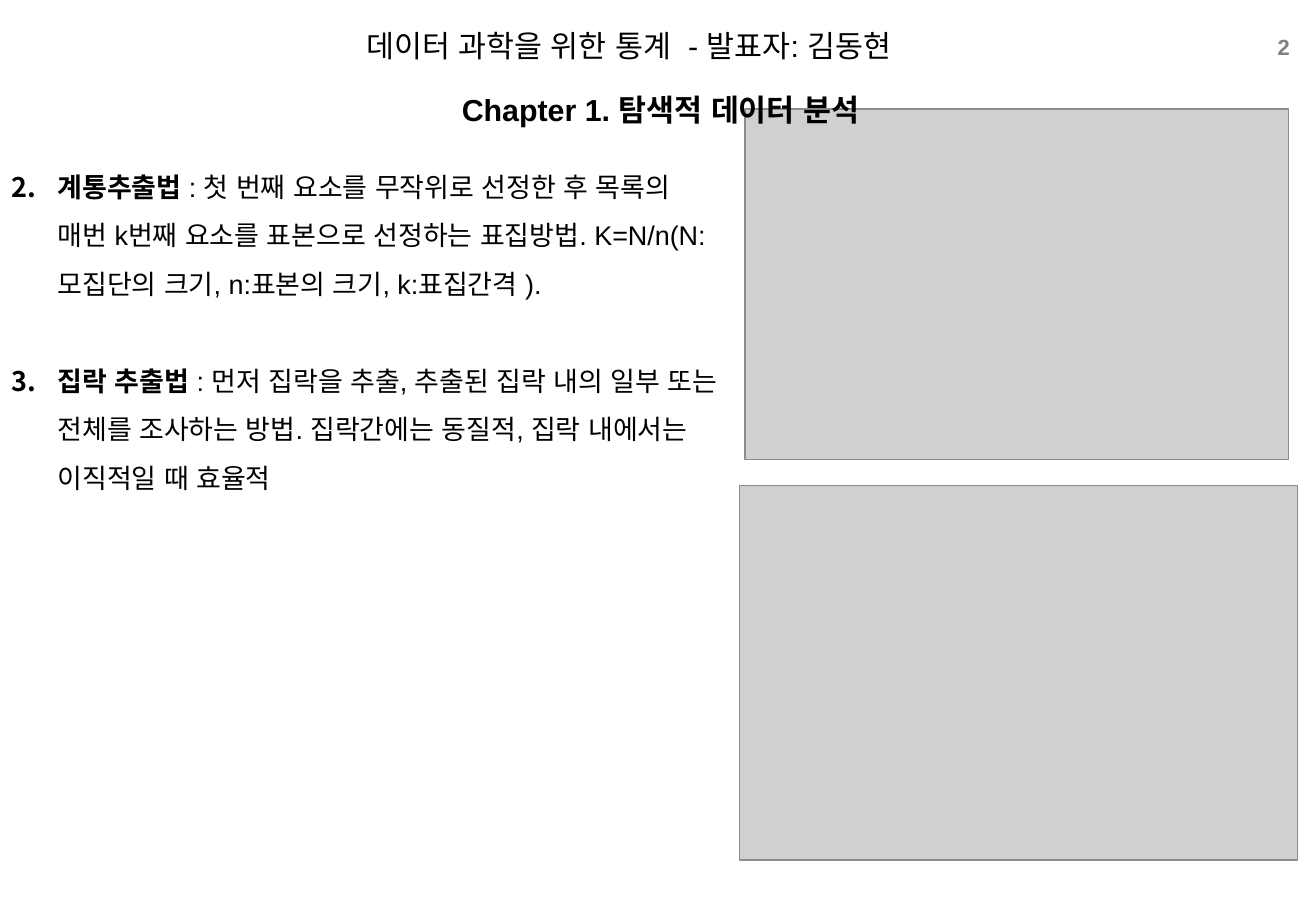
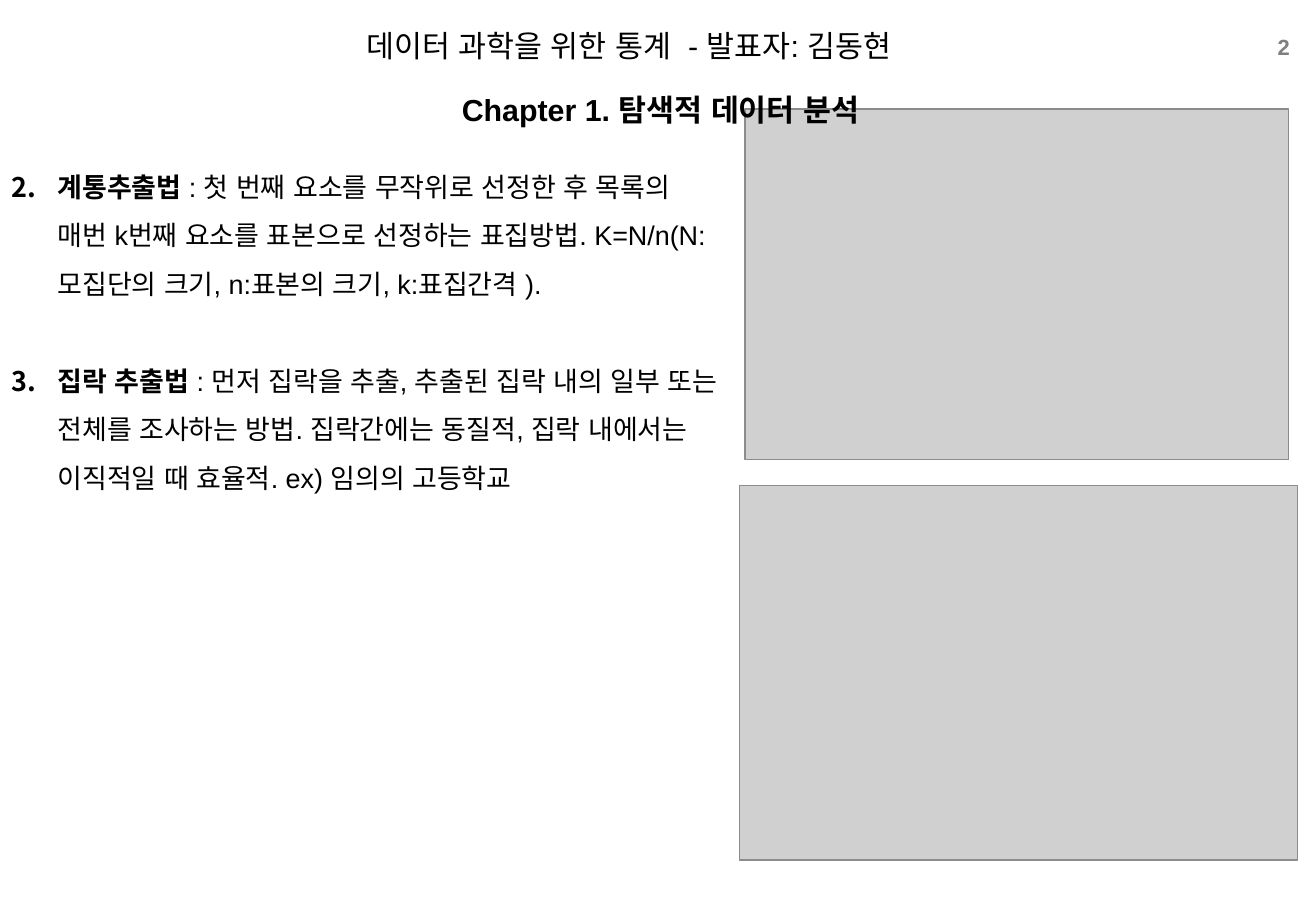
Before and after one commit to xddongx/flexink, a slide deck: slide 2 of study/ppt/[스터디]2.1.1~2.1.3_크기와품질_KDH.pptx. Drawn at 1316x911 pixels with LibreOffice and Linux fonts; fonts in the diff are those of the drawing; grey boxes stand for pictures; background and template pictures are left out. Boxes give left, top, right and bottom in pixels: in the first picture for what was removed or moved away, otherwise in the second. Text is boxed around its words. In the diff, an @@ line names an element or a change of style, - is before the commit and + after.

```diff
--- a/study/ppt/[스터디]2.1.1~2.1.3_크기와품질_KDH.pptx
+++ b/study/ppt/[스터디]2.1.1~2.1.3_크기와품질_KDH.pptx
@@ text at (x1=58, y1=368, x2=718, y2=493): text changed @@
-3. 집락 추출법 : 먼저 집락을 추출, 추출된 집락 내의 일부 또는 전체를 조사하는 방법. 집락간에는 동질적, 집락 내에서는 이직적일 때 효율적
+3. 집락 추출법 : 먼저 집락을 추출, 추출된 집락 내의 일부 또는 전체를 조사하는 방법. 집락간에는 동질적, 집락 내에서는 이직적일 때 효율적. ex) 임의의 고등학교
```
Also in this commit, not shown: 1 other slide changed, 2 other files.
